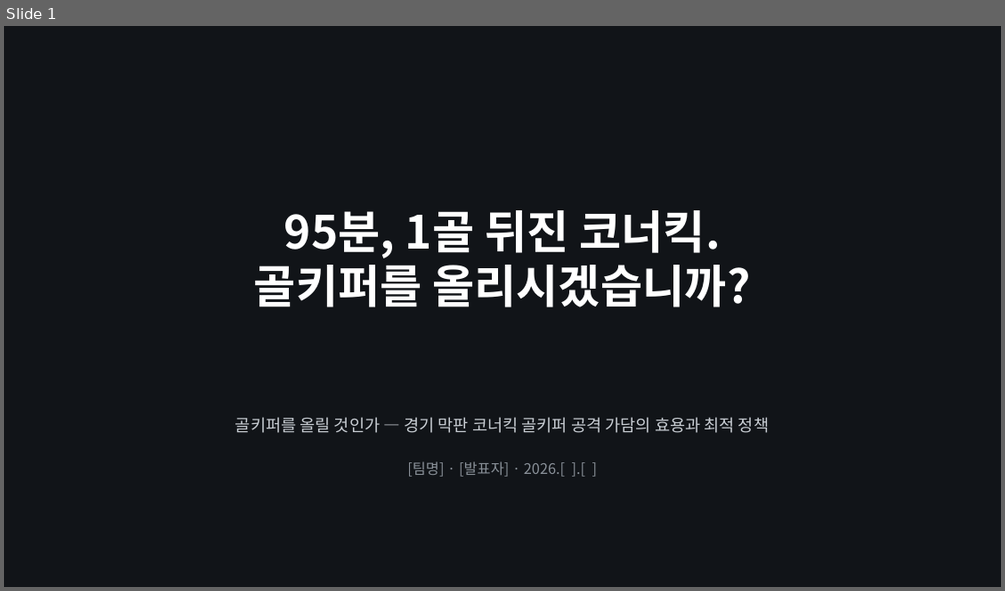
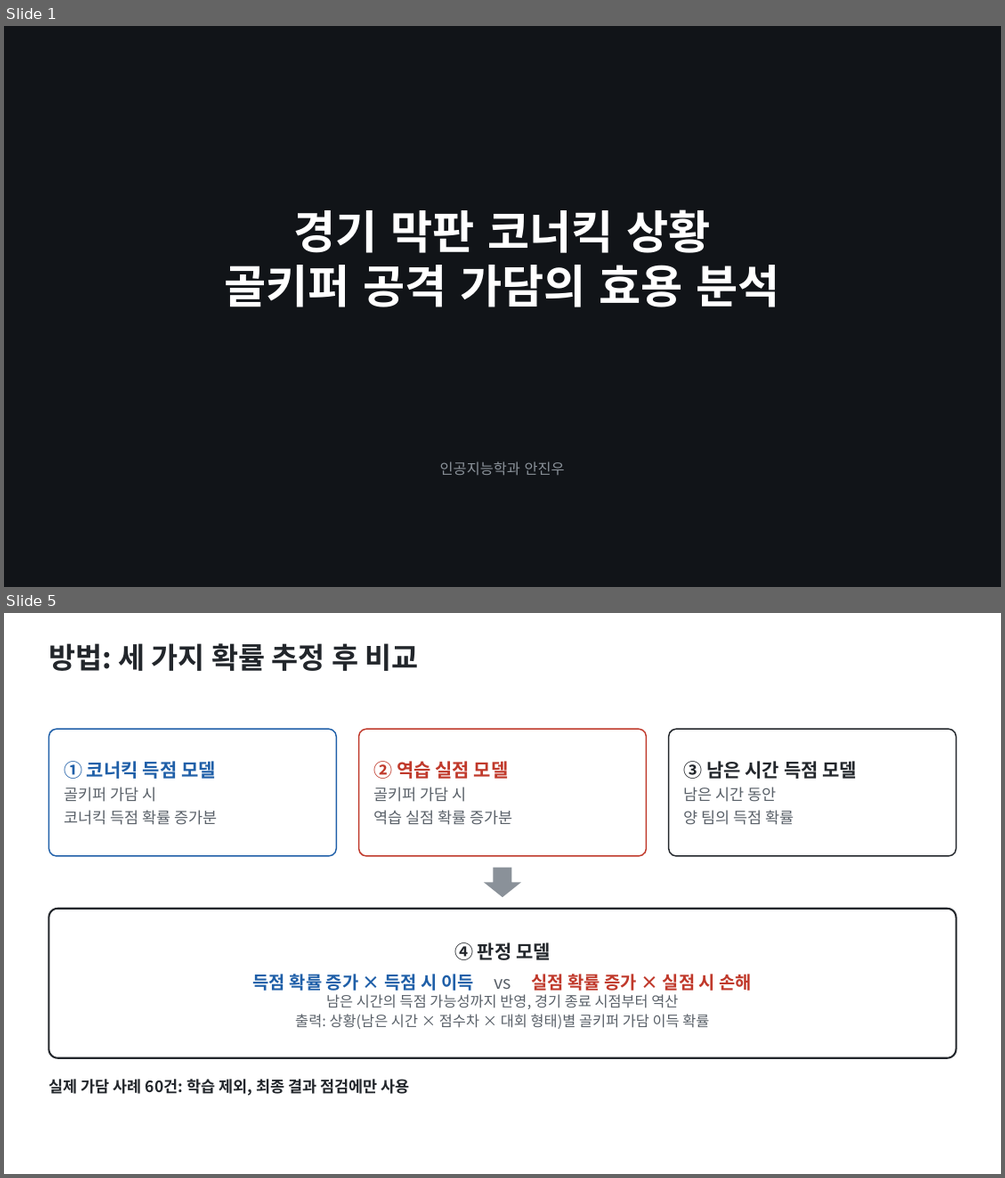
Before and after one commit to JJ1NNU/FootballDataAnalyticsProject, a slide deck: docs/slides/gk_corner_proposal.pptx. Shown one above the other, each under a label of ours: slide 1 before the commit, slides 1 and 5 after it; the slides between them are not shown. The pictures are 1005x591 and 1005x1178 pixels, drawn with LibreOffice and Linux fonts; fonts in the diff are those of the drawing. Boxes give left, top, right and bottom in pixels: in the first picture for what was removed or moved away, otherwise in the second. Text is boxed around its words. In the diff, an @@ line names an element or a change of style, - is before the commit and + after.

```diff
--- a/docs/slides/gk_corner_proposal.pptx
+++ b/docs/slides/gk_corner_proposal.pptx
@@ slide 5 added at <box>4,613,1001,1174</box>, background #FFFFFF @@
@@ text added at <box>48,643,419,671</box>, 28 pt, text #22262B, bold @@
+방법: 세 가지 확률 추정 후 비교
@@ rounded rectangle added at <box>48,729,336,856</box>, fill #FFFFFF, outline #1F5FA8 1.25 pt @@
@@ rounded rectangle added at <box>358,729,646,856</box>, fill #FFFFFF, outline #C0392B 1.25 pt @@
@@ rounded rectangle added at <box>669,729,956,856</box>, fill #FFFFFF, outline #22262B 1.25 pt @@
@@ text added at <box>64,761,218,825</box>, 15 pt, text #5A6169 @@
+① 코너킥 득점 모델
+골키퍼 가담 시
+코너킥 득점 확률 증가분
@@ text added at <box>373,761,513,825</box>, 15 pt, text #5A6169 @@
+② 역습 실점 모델
+골키퍼 가담 시
+역습 실점 확률 증가분
@@ text added at <box>683,761,857,825</box>, 15 pt, text #5A6169 @@
+③ 남은 시간 득점 모델
+남은 시간 동안
+양 팀의 득점 확률
@@ down arrow added at <box>484,868,521,897</box>, fill #8A9199 @@
@@ rounded rectangle added at <box>48,908,956,1058</box>, fill #FFFFFF, outline #22262B 1.75 pt @@
@@ text added at <box>253,942,752,1029</box>, 14 pt, text #5A6169 @@
+④ 판정 모델
+득점 확률 증가 × 득점 시 이득 vs 실점 확률 증가 × 실점 시 손해
+남은 시간의 득점 가능성까지 반영, 경기 종료 시점부터 역산
+출력: 상황(남은 시간 × 점수차 × 대회 형태)별 골키퍼 가담 이득 확률
@@ text added at <box>48,1078,410,1095</box>, 15 pt, text #22262B, bold @@
+실제 가담 사례 60건: 학습 제외, 최종 결과 점검에만 사용
@@ slide 1 changed as well @@
@@ text at <box>224,209,779,307</box>: text changed @@
-95분, 1골 뒤진 코너킥.
-골키퍼를 올리시겠습니까?
+경기 막판 코너킥 상황
+골키퍼 공격 가담의 효용 분석
@@ text removed at <box>235,417,769,433</box> @@
-골키퍼를 올릴 것인가 — 경기 막판 코너킥 골키퍼 공격 가담의 효용과 최적 정책
@@ text at <box>440,461,565,475</box>: text changed @@
-[팀명] · [발표자] · 2026.[ ].[ ]
+인공지능학과 안진우
```
Also in this commit, not shown: 3 other slides changed, 7 other slides added, 9 slides removed, 3 other files.
